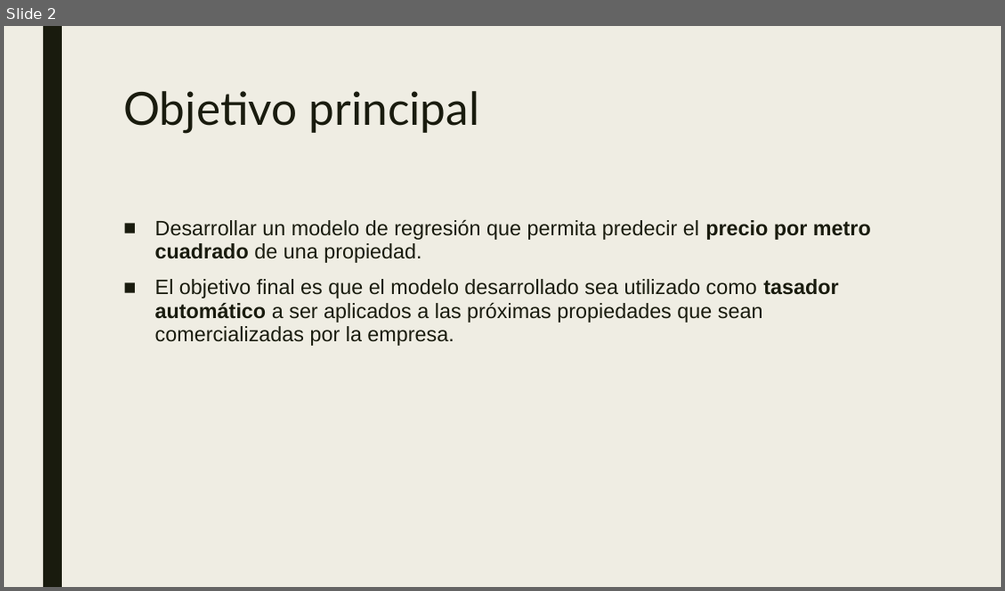
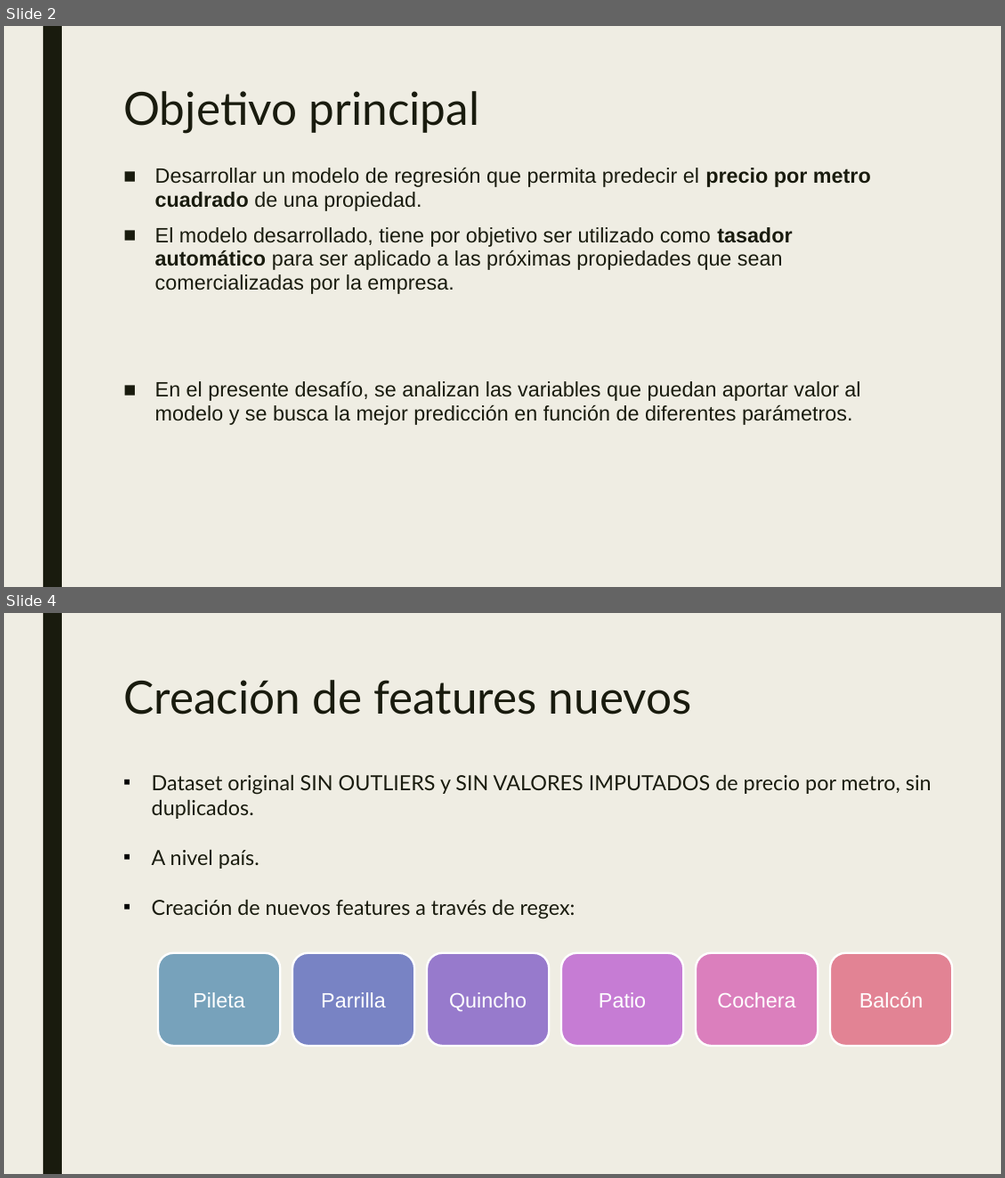
Before and after one commit to varelapablos/Desafio1-G3, a slide deck: Presentación - Desafio 2 - Regresión Lineal Properati.pptx. Shown one above the other, each under a label of ours: slide 2 before the commit, slides 2 and 4 after it; the slides between them are not shown. The pictures are 1005x591 and 1005x1178 pixels, drawn with LibreOffice and Linux fonts; fonts in the diff are those of the drawing. Boxes give left, top, right and bottom in pixels: in the first picture for what was removed or moved away, otherwise in the second. Text is boxed around its words. In the diff, an @@ line names an element or a change of style, - is before the commit and + after.

Commit message:
Presentación Desafío 2 - Final

```diff
--- a/Presentación - Desafio 2 - Regresión Lineal Properati.pptx
+++ b/Presentación - Desafio 2 - Regresión Lineal Properati.pptx
@@ slide 4 added at box(4, 613, 1001, 1174), background #EFEDE3; not listed: 1 template element that a slide beside it also shows @@
@@ text added at box(123, 680, 692, 714), 44 pt, text #191B0E @@
+Creación de features nuevos
@@ text added at box(152, 774, 931, 919), 20 pt, text #191B0E @@
+▪ Dataset original SIN OUTLIERS y SIN VALORES IMPUTADOS de precio por metro, sin duplicados.
+▪ A nivel país.
+▪ Creación de nuevos features a través de regex:
@@ group added at box(158, 953, 952, 1046): 6 rounded rectangles @@
+Pileta
+Parrilla
+Quincho
+Patio
+Cochera
+Balcón
@@ slide 2 changed as well @@
@@ text "Desarrollar un modelo de regresión ...": place and size @@
-text "Desarrollar un modelo de regresión ..." at box(155, 219, 871, 346)
+text "Desarrollar un modelo de regresión ..." at box(155, 167, 871, 425)
@@ text at box(155, 227, 860, 425): text changed @@
-■ El objetivo final es que el modelo desarrollado sea utilizado como tasador automático a ser aplicados a las próximas propiedades que sean comercializadas por la empresa.
+■ El modelo desarrollado, tiene por objetivo ser utilizado como tasador automático para ser aplicado a las próximas propiedades que sean comercializadas por la empresa.
+■ En el presente desafío, se analizan las variables que puedan aportar valor al modelo y se busca la mejor predicción en función de diferentes parámetros.
```
Also in this commit, not shown: 1 other slide changed, 14 other slides added, 11 slides removed.
